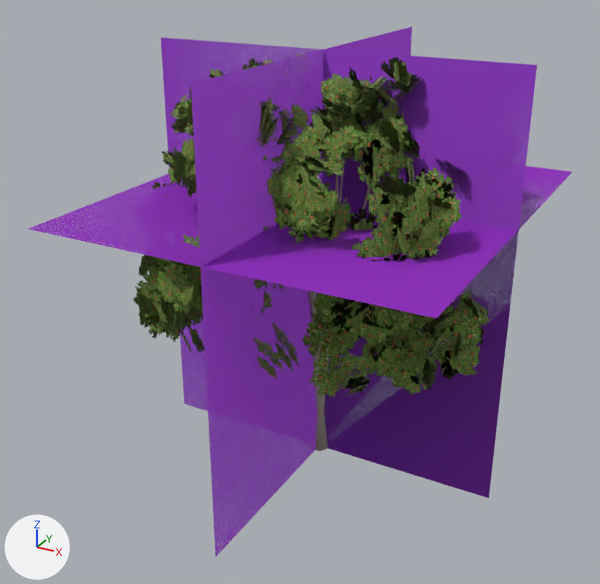
Renders of the glTF model data/models/board/vegetation/orchard-young.glb from each side of a commit.
Before and after are seen from a 50 mm lens placed at (25.1, -48.8, 37.1), pointed at (-1.0, -1.2, 13.4). Lighting does not change. The marker at lower left points along +X, +Y and +Z. The older version comes first. Where no turn or scale is listed for an object, it has been applied to the vertices. Vertices at exactly the same position are counted once.

In view in the first picture: 'orchard-young-lod0.001', 'orchard-young-lod1.001', 'orchard-young-lod2.001', 'orchard-young-lod3.001'.
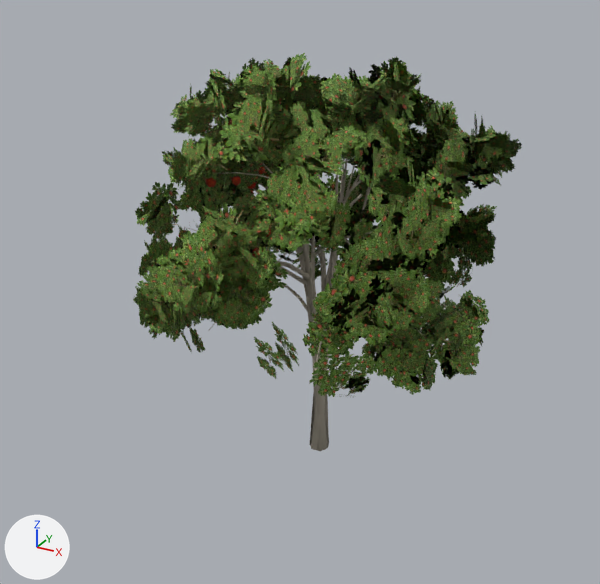
Boxes (x1, y1, x2, y2) around the edits, measured in the pictures (600 x 584 px; the box of a moved part takes in the faces that stretch with it):
```json
{"object": "orchard-young-lod3.001", "change": "surface changed, reshaped, recoloured", "before": [29, 27, 572, 557], "on screen": "not visible afterwards"}
{"part": 1, "of": "me_orchard_young_lod3", "change": "moved or reshaped", "before": [29, 165, 572, 318], "on screen": "not visible afterwards"}
{"part": 2, "of": "me_orchard_young_lod3", "change": "recoloured", "before": [29, 27, 572, 557], "on screen": "purple"}
```

Scene script edits in JSON lines:
```json
{"block": "mat_impostor", "where": "n3 = _N.new('ShaderNodeMath'); n3.name = 'Math.001'"}
{"op": "add", "block": "mat_impostor", "code": "n3.inputs[1].default_value = 0.273  # 'Value'"}
{"block": "me_orchard_young_lod3", "where": "me_orchard_young_lod3.from_pydata(...)  # 12 vertices, 6 faces; spans x -12.9..13.6, y -14.4..15.1, z 0.0..30.0"}
{"block": "me_orchard_young_lod3", "where": "# used by ob_orchard_young_lod3_001; location = (0.0, 0.0, 0.0)"}
{"block": "me_orchard_young_lod3", "change": "me_orchard_young_lod3 part 1: the loose piece of 4 vertices spanning x -12.9..13.6, y -14.4..15.1, z 20.1 is moved by (0.0, 0.0, -0.4)"}
{"block": "me_orchard_young_lod3", "change": "me_orchard_young_lod3 part 2: 6 faces centred in x -4.1..4.7, y -4.6..5.3, z 10.0..20.1 are repainted in the vertex colours; the middle colour goes from purple #bc47ff to pink #fe42cd"}
```
